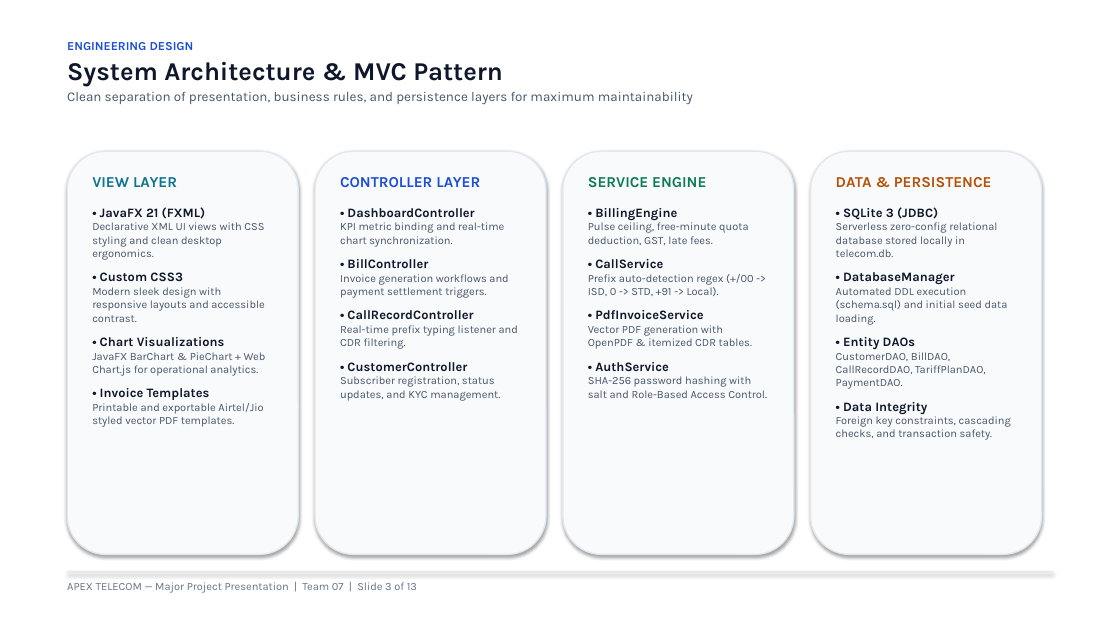
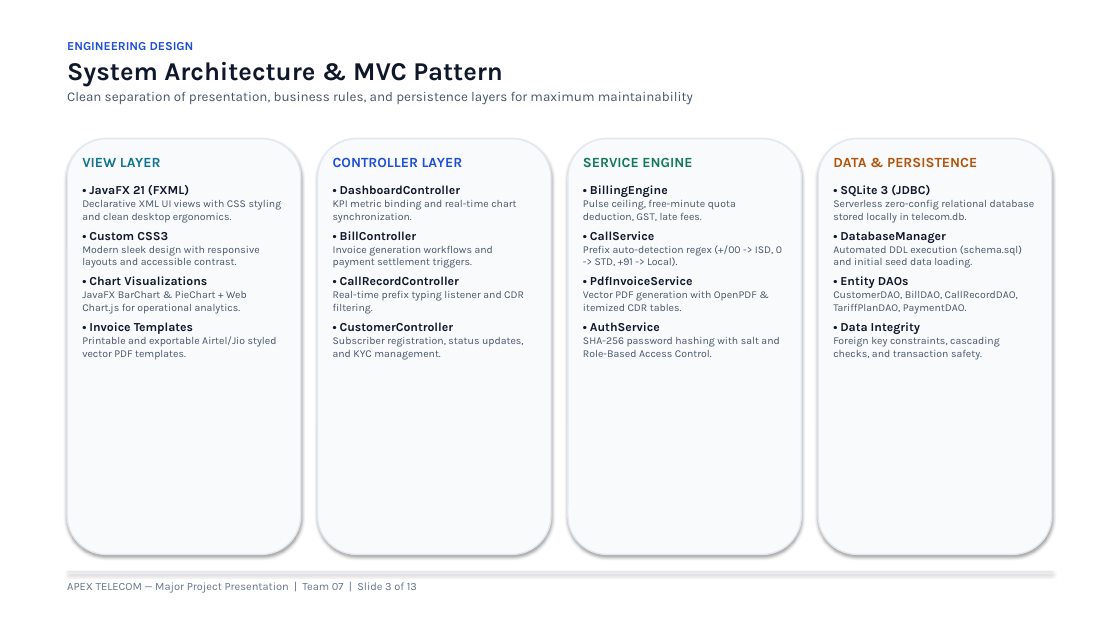
Before and after one commit to ashlesh0805/TelephoneBillManagementSystem, a slide deck: slide 3 of Telephone_Bill_Management_System_Team07.pptx. Drawn at 1120x630 pixels with LibreOffice and Linux fonts; fonts in the diff are those of the drawing. Boxes give left, top, right and bottom in pixels: in the first picture for what was removed or moved away, otherwise in the second. Text is boxed around its words. In the diff, an @@ line names an element or a change of style, - is before the commit and + after.

Commit message:
docs: polish deck widgets with comfortable margins, centered screenshots, and white theme

```diff
--- a/Telephone_Bill_Management_System_Team07.pptx
+++ b/Telephone_Bill_Management_System_Team07.pptx
@@ rounded rectangle: place and size @@
-rounded rectangle at box(67, 151, 298, 555)
+rounded rectangle at box(67, 139, 301, 555)
@@ rounded rectangle: place and size @@
-rounded rectangle at box(315, 151, 546, 555)
+rounded rectangle at box(318, 139, 551, 555)
@@ rounded rectangle: place and size @@
-rounded rectangle at box(563, 151, 794, 555)
+rounded rectangle at box(568, 139, 802, 555)
@@ rounded rectangle: place and size @@
-rounded rectangle at box(811, 151, 1042, 555)
+rounded rectangle at box(818, 139, 1052, 555)
@@ text "VIEW LAYER": place and size @@
-text "VIEW LAYER" at box(92, 177, 266, 427)
+text "VIEW LAYER" at box(82, 158, 282, 360)
@@ text "VIEW LAYER" at box(82, 158, 282, 360): size 13 to 12 pt in "VIEW LAYER"; size 11 to 10.5 pt in "• JavaFX 21 (FXML)", "• Custom CSS3", "• Chart Visualizations", "• Invoice Templates"; size 9.5 to 9 pt in "Declarative XML UI views with CSS styling ...", "Modern sleek design with responsive layouts and ...", "JavaFX BarChart & PieChart + Web Chart.js ...", "Printable and exportable Airtel/Jio styled vector PDF ..."; less space between paragraphs @@
@@ text "CONTROLLER LAYER": place and size @@
-text "CONTROLLER LAYER" at box(340, 177, 518, 401)
+text "CONTROLLER LAYER" at box(333, 157, 524, 360)
@@ text "CONTROLLER LAYER" at box(333, 157, 524, 360): size 13 to 12 pt in "CONTROLLER LAYER"; size 11 to 10.5 pt in "• DashboardController", "• BillController", "• CallRecordController", "• CustomerController"; size 9.5 to 9 pt in "KPI metric binding and real-time chart synchronization.", "Invoice generation workflows and payment settlement triggers ...", "Real-time prefix typing listener and CDR filtering.", "Subscriber registration, status updates, and KYC management."; less space between paragraphs @@
@@ text "SERVICE ENGINE": place and size @@
-text "SERVICE ENGINE" at box(588, 177, 767, 398)
+text "SERVICE ENGINE" at box(583, 157, 782, 357)
@@ text "SERVICE ENGINE" at box(583, 157, 782, 357): size 13 to 12 pt in "SERVICE ENGINE"; size 11 to 10.5 pt in "• BillingEngine", "• CallService", "• PdfInvoiceService", "• AuthService"; size 9.5 to 9 pt in "Pulse ceiling, free-minute quota deduction, GST, late ...", "Prefix auto-detection regex (+/00 -> ISD, 0 ...", "Vector PDF generation with OpenPDF & itemized ...", "SHA-256 password hashing with salt and Role-Based ..."; less space between paragraphs @@
@@ text "DATA & PERSISTENCE": place and size @@
-text "DATA & PERSISTENCE" at box(836, 177, 1011, 440)
+text "DATA & PERSISTENCE" at box(833, 157, 1035, 360)
@@ text "DATA & PERSISTENCE" at box(833, 157, 1035, 360): size 13 to 12 pt in "DATA & PERSISTENCE"; size 11 to 10.5 pt in "• SQLite 3 (JDBC)", "• DatabaseManager", "• Entity DAOs", "• Data Integrity"; size 9.5 to 9 pt in "Serverless zero-config relational database stored locally in ...", "Automated DDL execution (schema.sql) and initial seed ...", "CustomerDAO, BillDAO, CallRecordDAO, TariffPlanDAO, PaymentD ...", "Foreign key constraints, cascading checks, and transaction ..."; less space between paragraphs @@
```
Also in this commit, not shown: 12 other slides changed, 3 other files.
